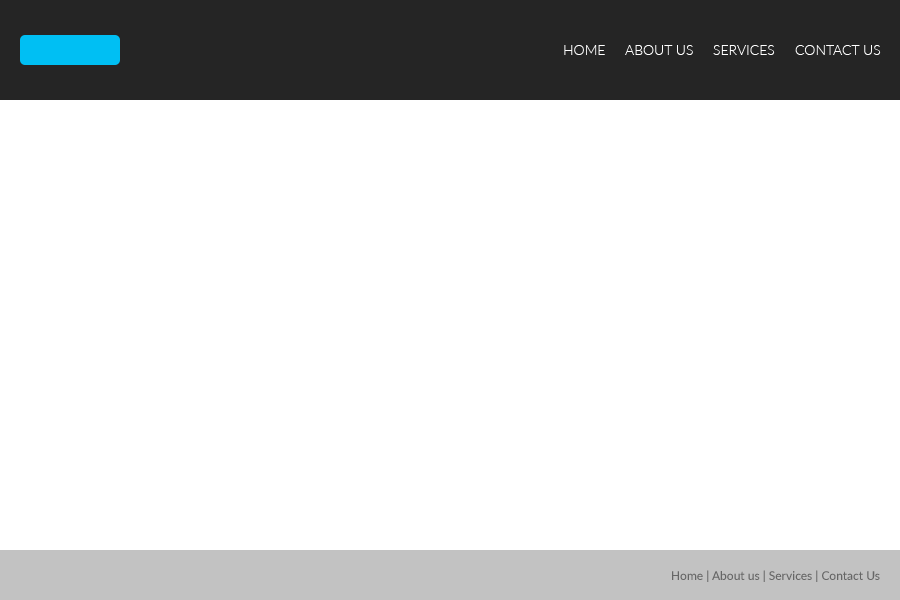
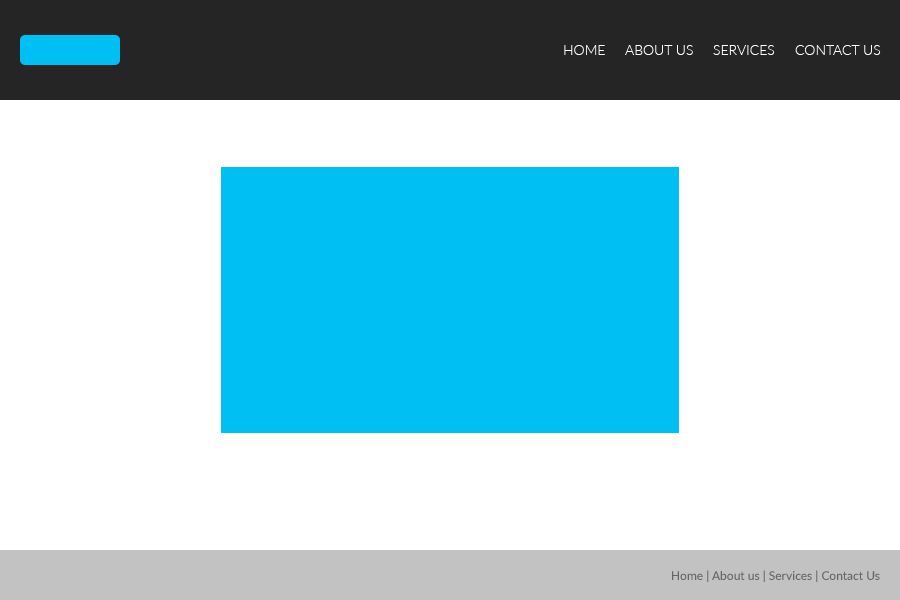
Layers edited between the first and the second 900 x 600 image:
added layer "Rectangle 1" above "_header" over [221,167,679,433]
